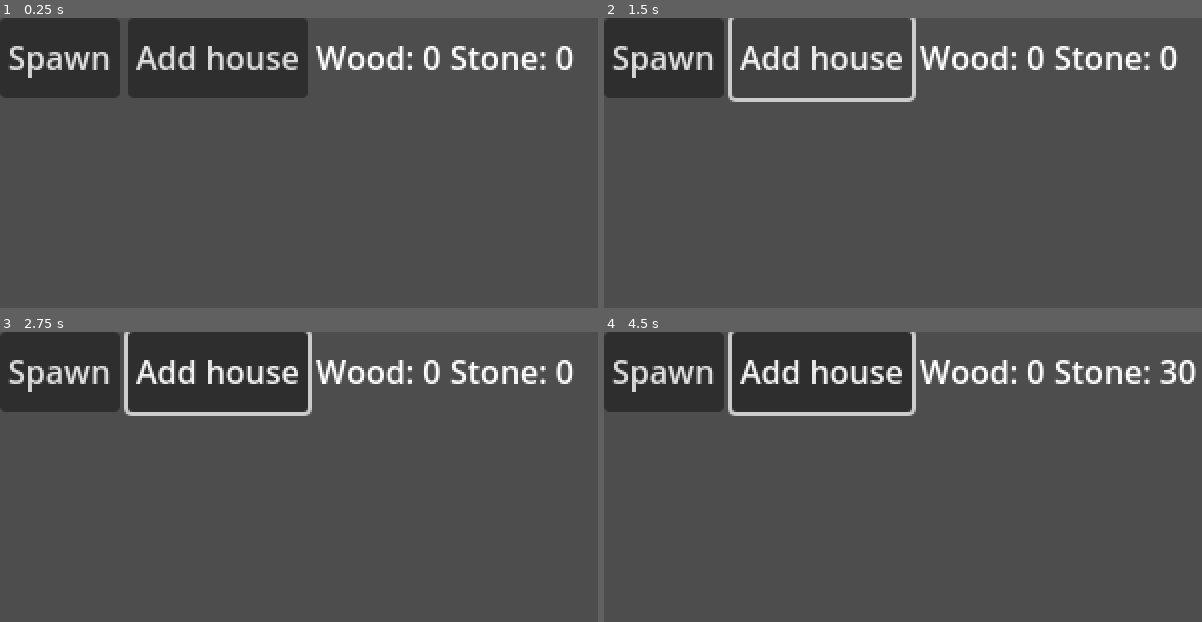
Above: before the commit, frames 1-4 (two rows, left to right).
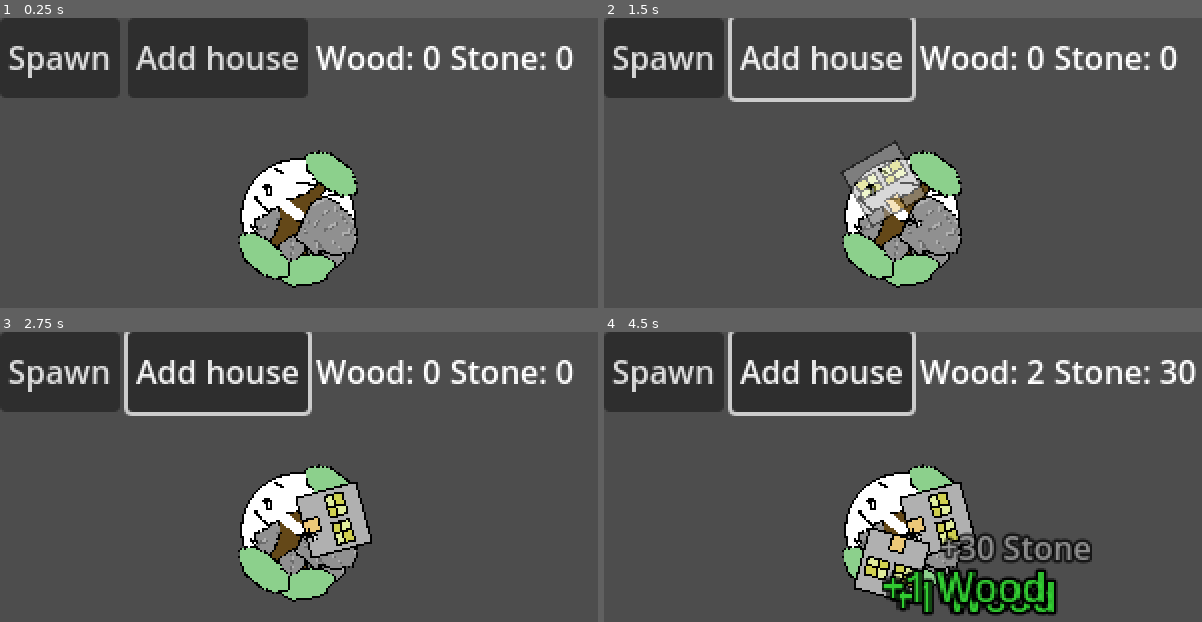
Above: after the commit, the same moments.

Repository: macmist/incremental-game
Game: Godot game, scene res://Scenes/main.tscn
Same seed, same stepped clock (60 frames per second), same inputs: the game is played once before the commit and once after it.
Inputs (mouse positions are in pixels of both pictures, inside the frame that each line leads up to):
- Up to frame 1 (0.25 s): no input
- Up to frame 2 (1.5 s): click "Spawn" at 0.5 s; click "Add house" at 1.25 s
- Up to frame 3 (2.75 s): tap Enter (ui_accept) at 2 s; move the mouse to (460, 494) at 2.02 s; hold Right (move_right) from 2.03 s (still down); click (460, 494) at 2.17 s; tap Space (jump) at 2.27 s
- Up to frame 4 (4.5 s): tap Enter (ui_accept) at 2.75, 3.5 s; move the mouse to (795, 529) at 2.77 s; tap Space (jump) at 3.02 s; move the mouse to (986, 433) at 3.52 s; release Right (move_right) at 3.53 s; hold Left (move_left) 3.53-4.28 s; move the mouse to (891, 584) at 4.27 s; hold Right (move_right) from 4.28 s (still down); click (891, 584) at 4.42 s

The runs differ from the first frame. In frame 1, 7.4% of the frame differs, in the area x 39-60%, y 45-94%; in frame 2, 7.7%; in frame 3, 7.7%; in frame 4, 12%, in the area x 39-82%, y 9-98%.

Commit message:
chore: few adjustments

Diff:
--- a/Scenes/main.tscn
+++ b/Scenes/main.tscn
@@ -21,7 +21,8 @@
 house = ExtResource("4_puitm")
 
 [node name="Planet" type="Sprite2D" parent="."]
-position = Vector2(867, 523)
+position = Vector2(149, 99)
+scale = Vector2(0.1, 0.1)
 texture = ExtResource("4_ssv5k")
 region_rect = Rect2(1000, 1000, 1000, 1000)
 script = ExtResource("5_ykbss")
--- a/Scripts/entity.gd
+++ b/Scripts/entity.gd
@@ -72,8 +72,7 @@
 	var house = find_nearest_house()
 	if house and house.add_walker(self):
 		print("Walker joined house")
-	else:
-		print("Couldn't find a suitable house")
+
 
 func transition():
 	match state:
--- a/Scripts/planet.gd
+++ b/Scripts/planet.gd
@@ -17,7 +17,7 @@
 	get_tree().current_scene.add_child(walker)
 
 	var center = global_position
-	var radius = collision_shape.shape.radius * collision_shape.scale.x
+	var radius = collision_shape.shape.radius * scale.x
 	#var radius = (self.texture.get_size().x * self.scale.x) / 2.0
 	print("radius:", radius)
 
@@ -34,7 +34,7 @@
 
 func get_radius() -> float:
 	var circle = collision_shape.shape as CircleShape2D
-	return circle.radius * collision_shape.scale.x
+	return circle.radius * scale.x
 
 
 func spawn_static_object(scene: PackedScene):
@@ -51,8 +51,8 @@
 	# Optional: push outward a bit if the sprite should sit outside the circle
 	var sprite = obj
 	if sprite:
-		var half_height = (sprite.texture.get_size().y * sprite.scale.y) / 2.0
-		pos += Vector2(cos(angle), sin(angle)) * half_height
+		var half_height = (sprite.texture.get_size().y * sprite.scale.y) / 2
+		pos = center + Vector2(cos(angle), sin(angle)) * radius + Vector2(cos(angle), sin(angle)) * half_height
 	else:
 		print("Nope")
 
Not shown, added: README.md
